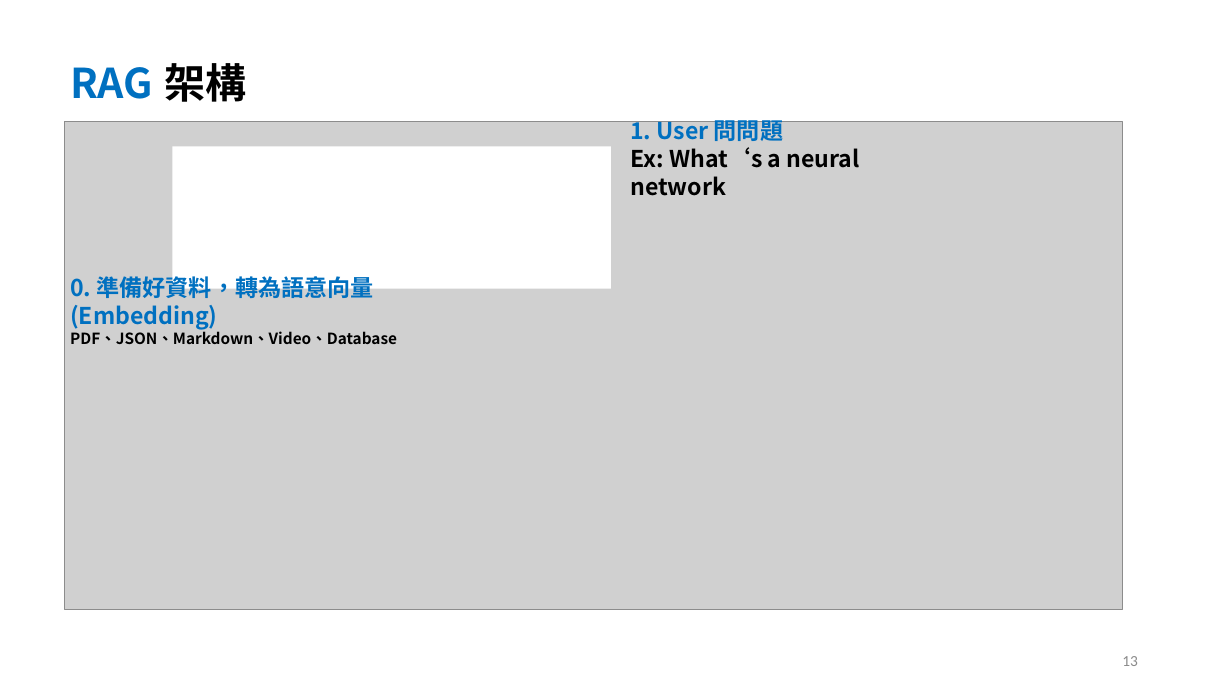
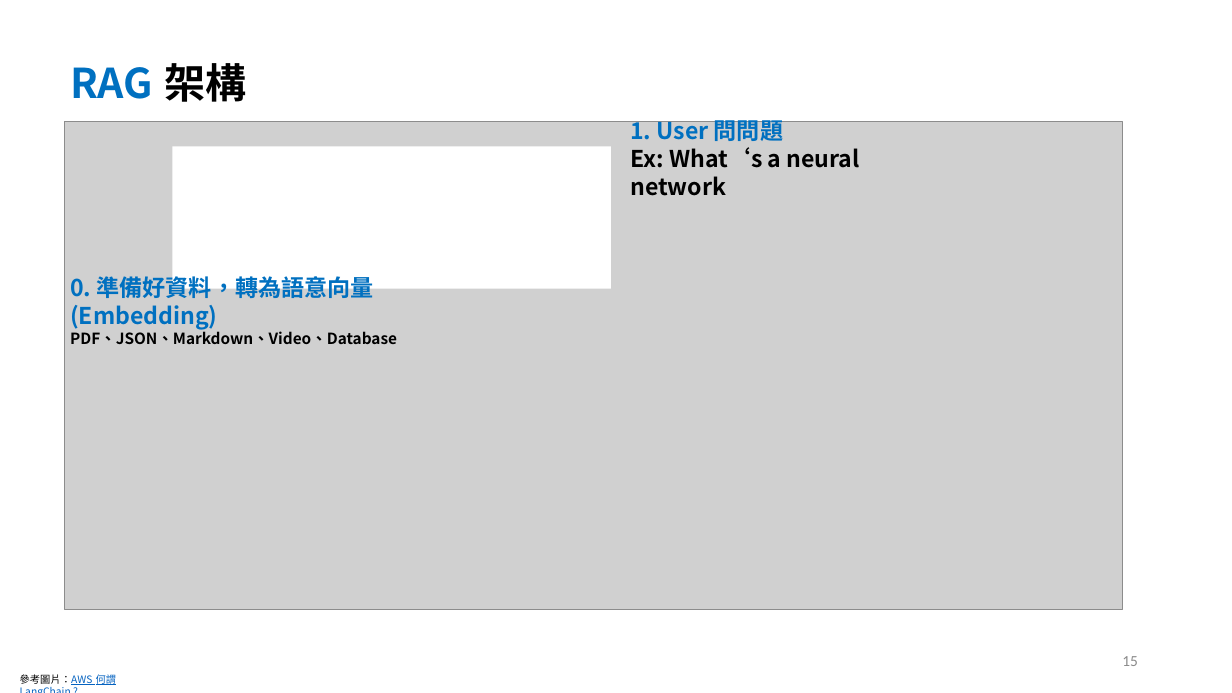
Before and after one commit to cathayins/llama_club, a slide deck: slide 16 of R1/R1.pptx (slide 14 before the commit). Drawn at 1232x693 pixels with LibreOffice and Linux fonts; fonts in the diff are those of the drawing; grey boxes stand for pictures. Boxes give left, top, right and bottom in pixels: in the first picture for what was removed or moved away, otherwise in the second. Text is boxed around its words. In the diff, an @@ line names an element or a change of style, - is before the commit and + after.

```diff
--- a/R1/R1.pptx
+++ b/R1/R1.pptx
@@ page number at <box>1122,656,1138,666</box>: text changed @@
-13
+15
@@ text added at <box>20,672,117,686</box>, 8 pt, text #0563C1, underline @@
+參考圖片：AWS 何謂 LangChain ?
```
Also in this commit, not shown: 9 other slides changed, 2 slides added, 2 other files.
